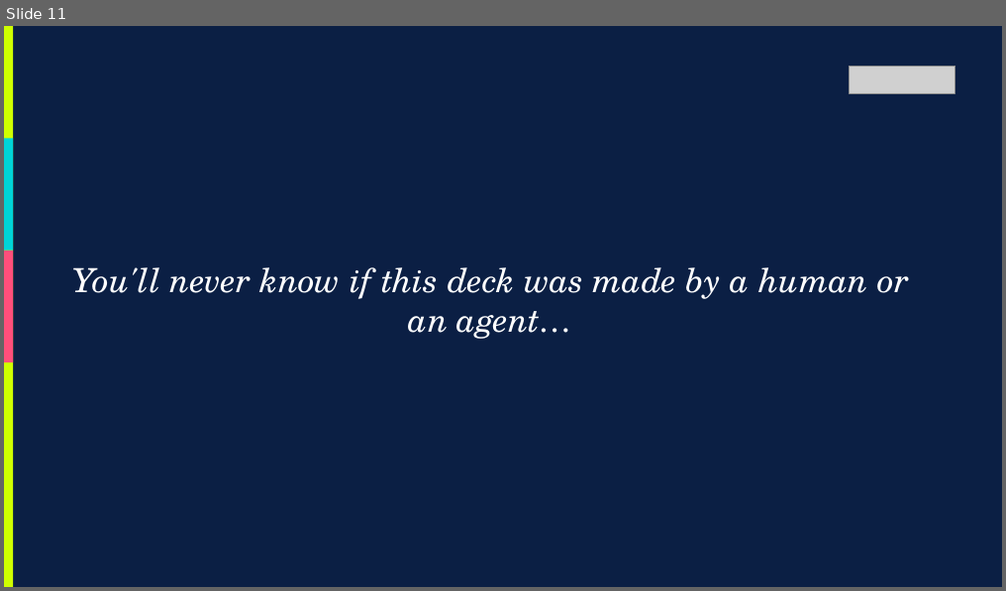
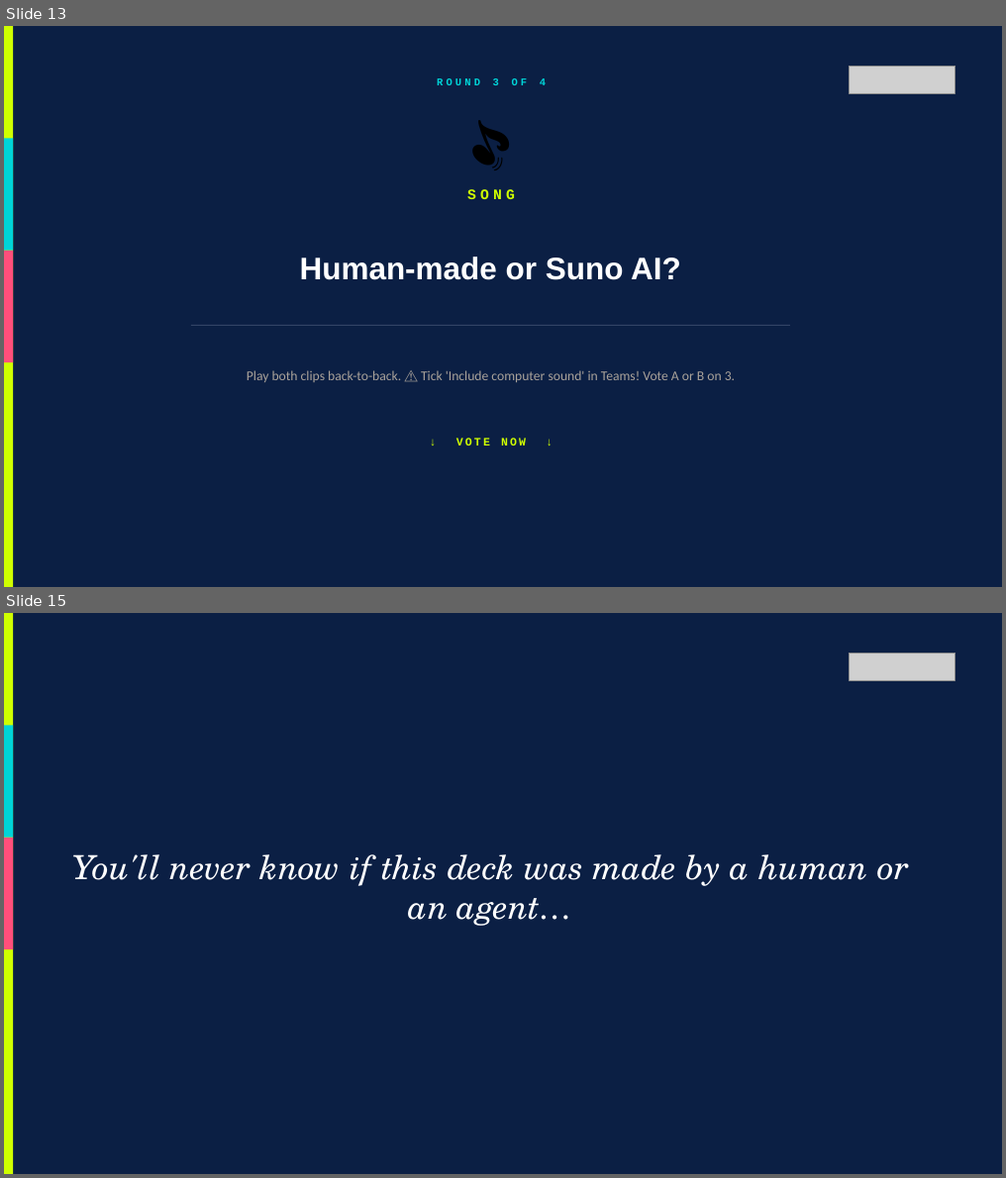
Before and after one commit to Coachevan/whipping-up-fun, a slide deck: out/MAX_Agents_or_Overlords.pptx. Shown one above the other, each under a label of ours: slide 11 before the commit, slides 13 and 15 after it; the slides between them are not shown. The pictures are 1006x591 and 1006x1178 pixels, drawn with LibreOffice and Linux fonts; fonts in the diff are those of the drawing; grey boxes stand for pictures; background and template pictures are left out. Boxes give left, top, right and bottom in pixels: in the first picture for what was removed or moved away, otherwise in the second. Text is boxed around its words. In the diff, an @@ line names an element or a change of style, - is before the commit and + after.

```diff
--- a/out/MAX_Agents_or_Overlords.pptx
+++ b/out/MAX_Agents_or_Overlords.pptx
@@ slide 13 added at (4, 26, 1002, 587), background picture (left out) @@
@@ rectangle added at (4, 26, 1002, 587), fill #0B1F44 at 38% opacity @@
@@ rectangle added at (4, 26, 13, 587), fill #CFFF00 @@
@@ text added at (437, 78, 546, 85), 10 pt, text #00D4D8, bold @@
+ROUND 3 OF 4
@@ picture added at (849, 66, 955, 93) @@
@@ text added at (60, 108, 922, 172), 52 pt, text #000000 @@
+🎵
@@ rectangle added at (4, 138, 13, 251), fill #00D4D8 @@
@@ text added at (467, 189, 515, 199), 14 pt, text #CFFF00, bold @@
+SONG
@@ rectangle added at (4, 251, 13, 363), fill #FF4F7B @@
@@ text added at (300, 257, 681, 280), 30 pt, text #FFFFFF, bold @@
+Human-made or Suno AI?
@@ line added from (191, 325) to (790, 325), #334466 1 pt @@
@@ text added at (247, 371, 735, 382), 13 pt, text #A9A29A @@
+Play both clips back-to-back. ⚠️ Tick 'Include computer sound' in Teams! Vote A or B on 3.
@@ text added at (456, 438, 526, 446), 11 pt, text #CFFF00, bold @@
+↓ VOTE NOW ↓
@@ what was slide 11 is now slide 15 @@
```
Also in this commit, not shown: 3 other slides added, 2 other files.
